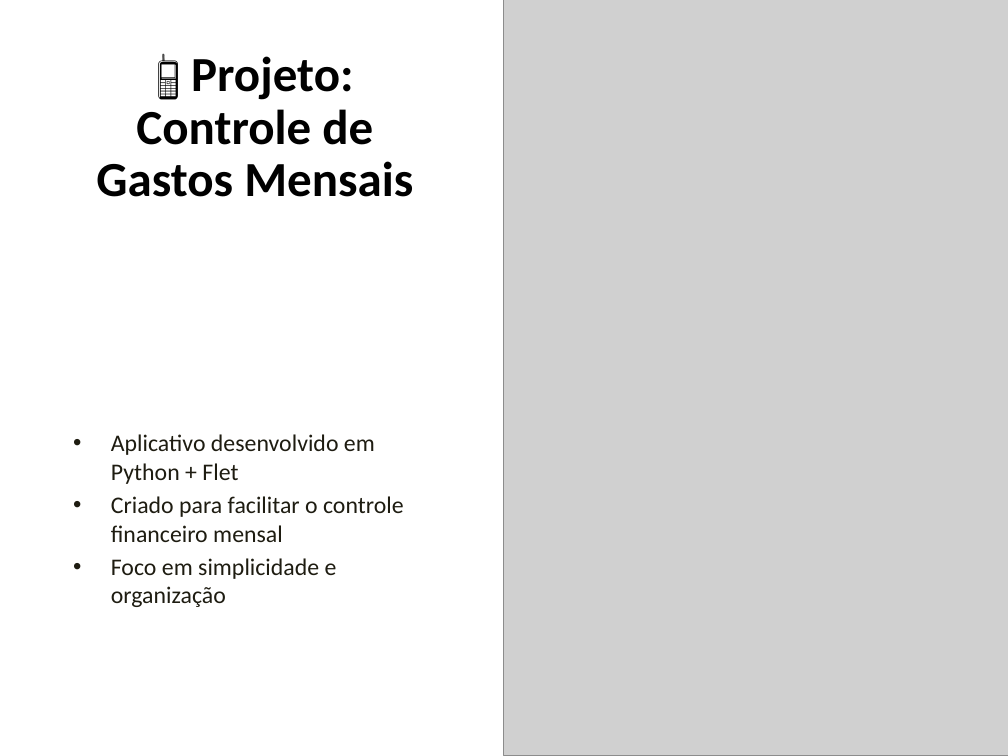
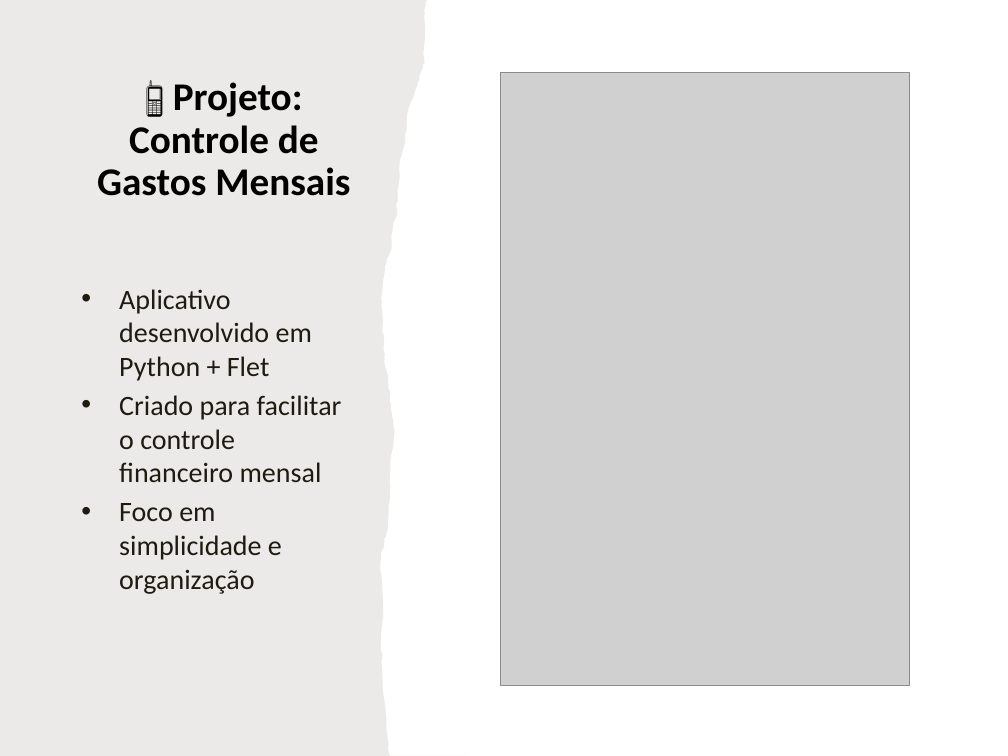
Before and after one commit to kaycout/Organizador-Financeiro, a slide deck: slide 2 of Apresentação_python_flet.pptx (slide 1 before the commit). Drawn at 1008x756 pixels with LibreOffice and Linux fonts; fonts in the diff are those of the drawing; grey boxes stand for pictures. Boxes give left, top, right and bottom in pixels: in the first picture for what was removed or moved away, otherwise in the second. Text is boxed around its words. In the diff, an @@ line names an element or a change of style, - is before the commit and + after.

Commit message:
Plataforma de Controle Mensal - Trabalho acadêmico. Desenvolvido com Python e Flet para estilizar, junto com Power Point e Readme para explicar meu trabalho.

```diff
--- a/Apresentação_python_flet.pptx
+++ b/Apresentação_python_flet.pptx
@@ rectangle removed at bbox=[0, 0, 705, 252] @@
@@ freeform shape added at bbox=[0, 0, 468, 756], fill #82766A at 15% opacity @@
@@ title "📱 Projeto: Controle de Gastos ...": place and size @@
-title "📱 Projeto: Controle de Gastos ..." at bbox=[96, 56, 413, 197]
+title "📱 Projeto: Controle de Gastos ..." at bbox=[97, 82, 350, 196]
@@ title "📱 Projeto: Controle de Gastos ..." at bbox=[97, 82, 350, 196]: size 35 to 28 pt @@
@@ picture: place and size @@
-picture at bbox=[504, 0, 1008, 756]
+picture at bbox=[500, 73, 909, 685]
@@ text "Aplicativo desenvolvido em Python + ...": place and size @@
-text "Aplicativo desenvolvido em Python + ..." at bbox=[111, 434, 404, 607]
+text "Aplicativo desenvolvido em Python + ..." at bbox=[119, 289, 342, 594]
@@ text "Aplicativo desenvolvido em Python + ..." at bbox=[119, 289, 342, 594]: size 17 to 20 pt; vertical alignment middle to top @@
```
Also in this commit, not shown: 5 other slides changed, 2 slides added, 6 other files.
